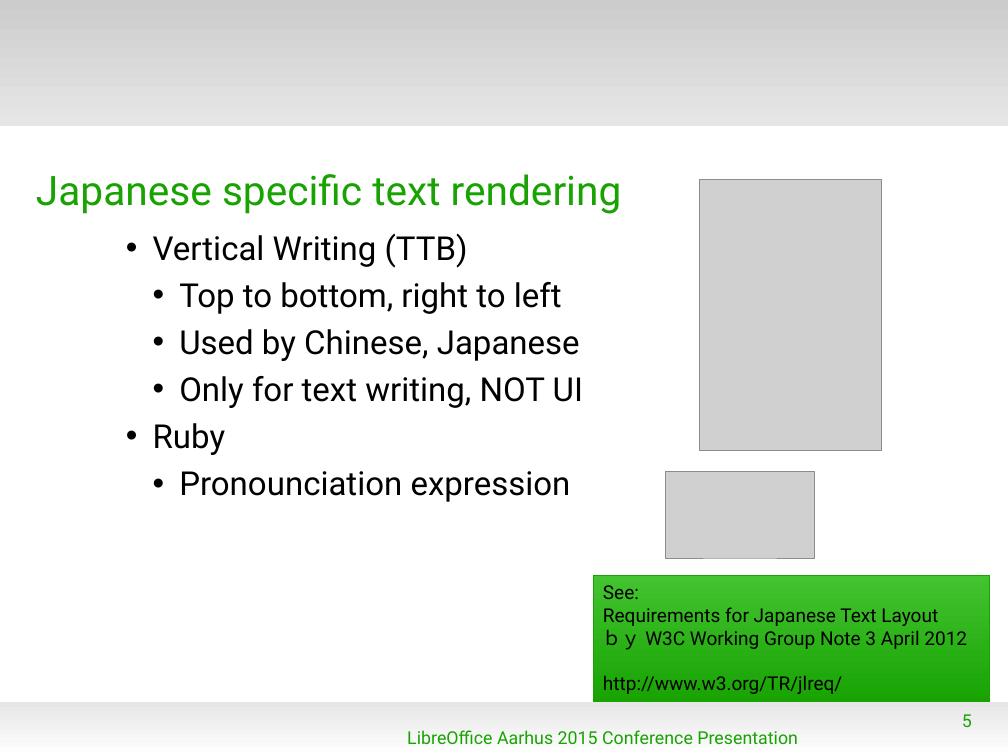
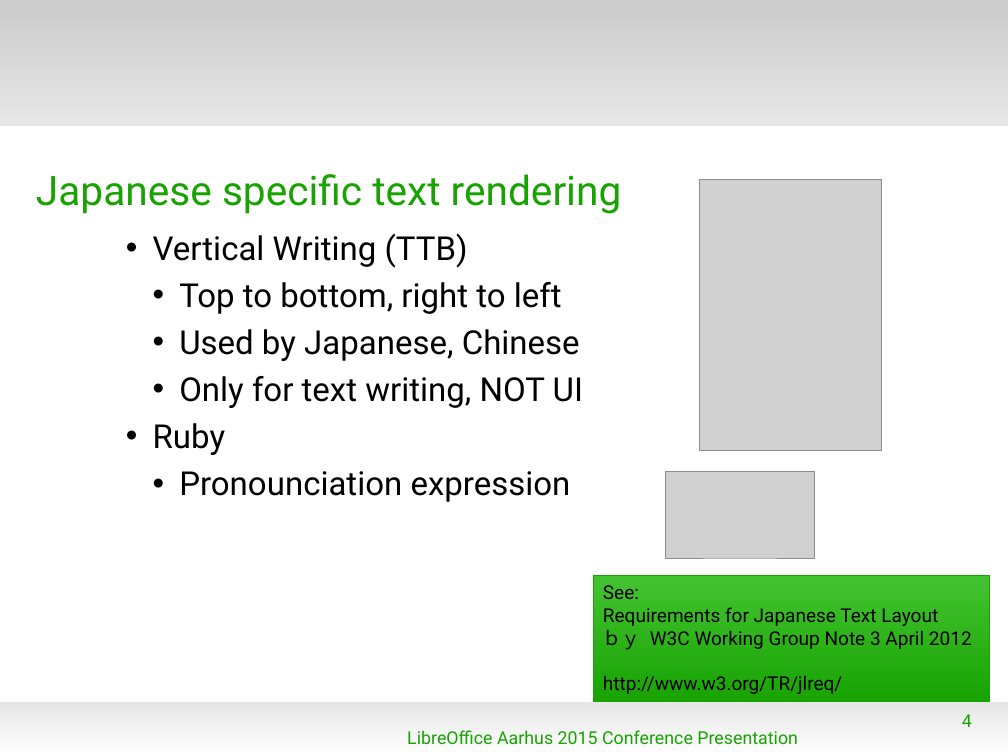
Before and after one commit to naruoga/KantoLibreOffice, a slide deck: slide 4 of others/LibOConf2015_Vertical_Writing_or_Japanese.odp (slide 5 before the commit). Drawn at 1008x756 pixels with LibreOffice and Linux fonts; fonts in the diff are those of the drawing; grey boxes stand for pictures; background and template pictures are left out. Boxes give left, top, right and bottom in pixels: in the first picture for what was removed or moved away, otherwise in the second. Text is boxed around its words. In the diff, an @@ line names an element or a change of style, - is before the commit and + after.

```diff
--- a/others/LibOConf2015_Vertical_Writing_or_Japanese.odp
+++ b/others/LibOConf2015_Vertical_Writing_or_Japanese.odp
@@ text at (x1=179, y1=329, x2=580, y2=361): text changed @@
-  • Used by Chinese, Japanese
+  • Used by Japanese, Chinese
@@ page number at (x1=962, y1=714, x2=972, y2=727): text changed @@
-5
+4
```
Also in this commit, not shown: 6 other slides changed, 3 slides added.
